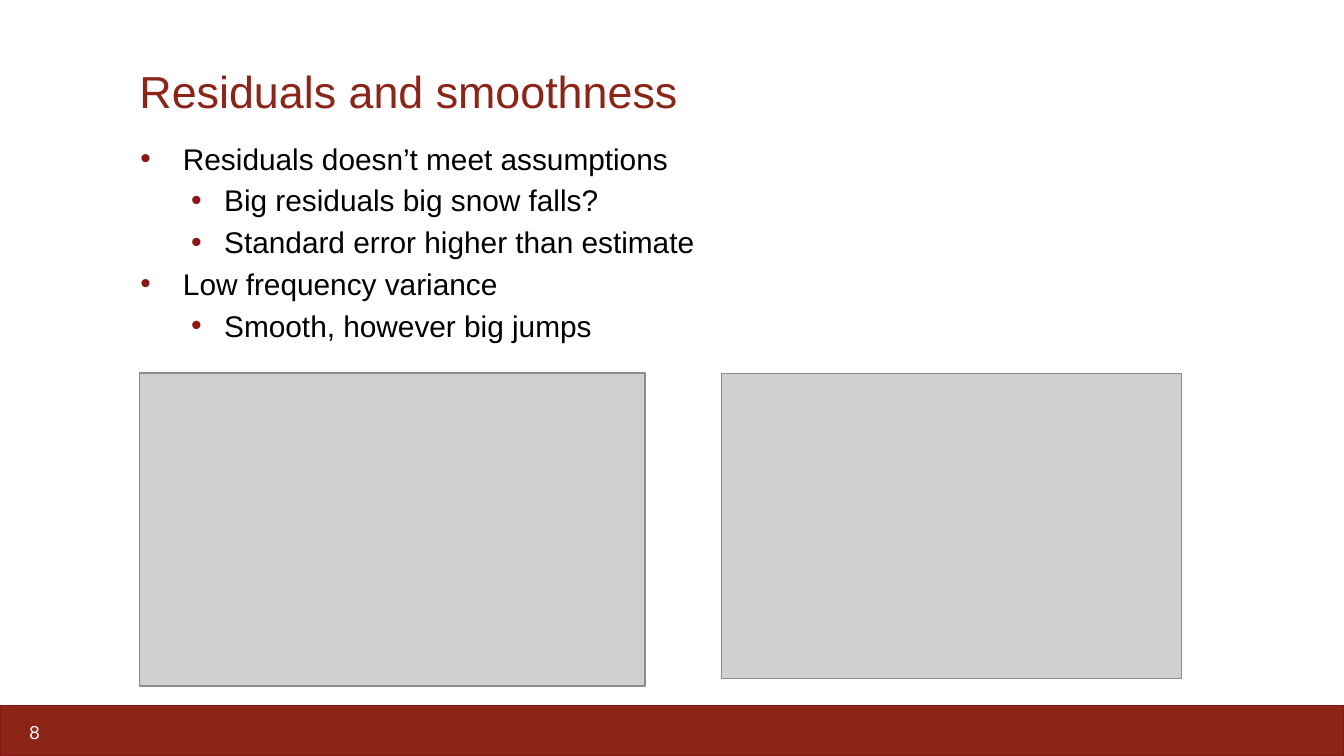
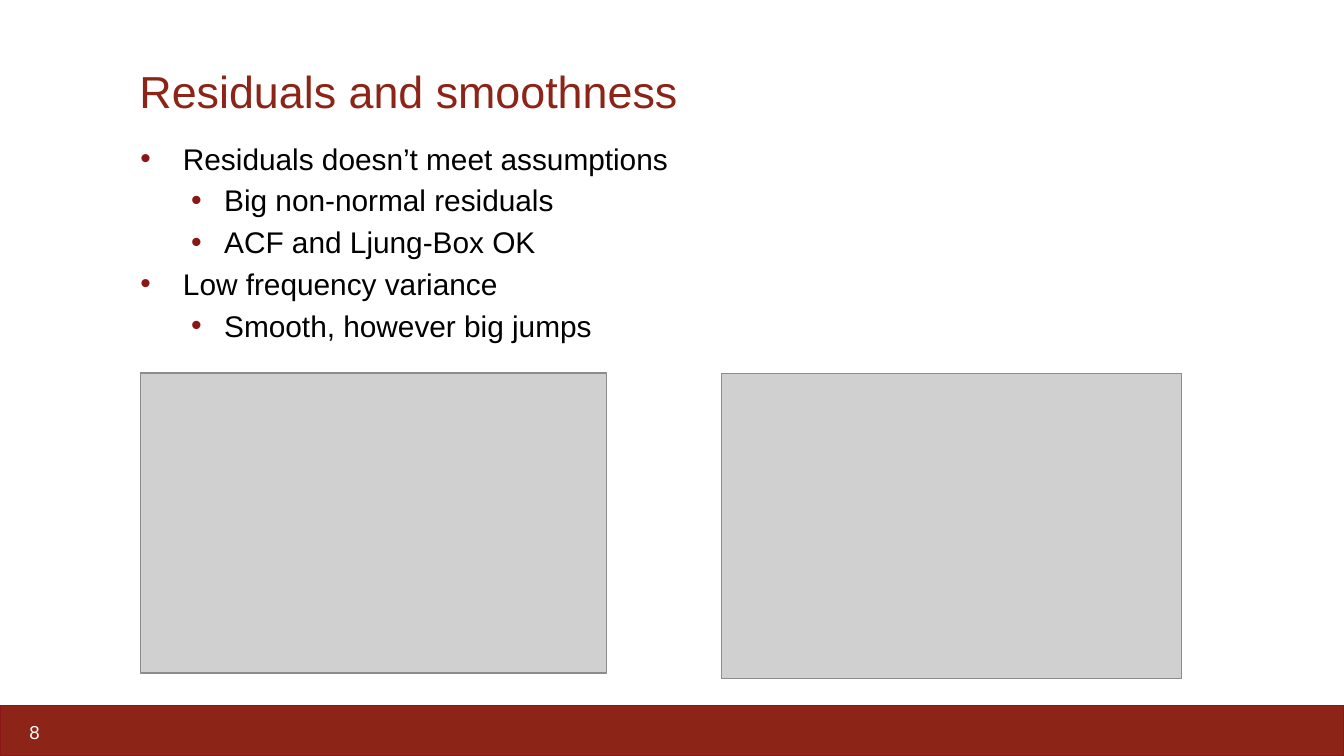
Before and after one commit to johnrapp/stat-221-time-series-project, a slide deck: slide 8 of Presentation.pptx. Drawn at 1344x756 pixels with LibreOffice and Linux fonts; fonts in the diff are those of the drawing; grey boxes stand for pictures. Boxes give left, top, right and bottom in pixels: in the first picture for what was removed or moved away, otherwise in the second. Text is boxed around its words. In the diff, an @@ line names an element or a change of style, - is before the commit and + after.

```diff
--- a/Presentation.pptx
+++ b/Presentation.pptx
@@ text at box(224, 189, 553, 259): text changed @@
-    • Big residuals big snow falls?
-    • Standard error higher than estimate
+    • Big non-normal residuals
+    • ACF and Ljung-Box OK
@@ picture: place and size @@
-picture at box(140, 374, 645, 687)
+picture at box(141, 374, 607, 673)
```
Also in this commit, not shown: 6 other slides changed, 2 other files.
